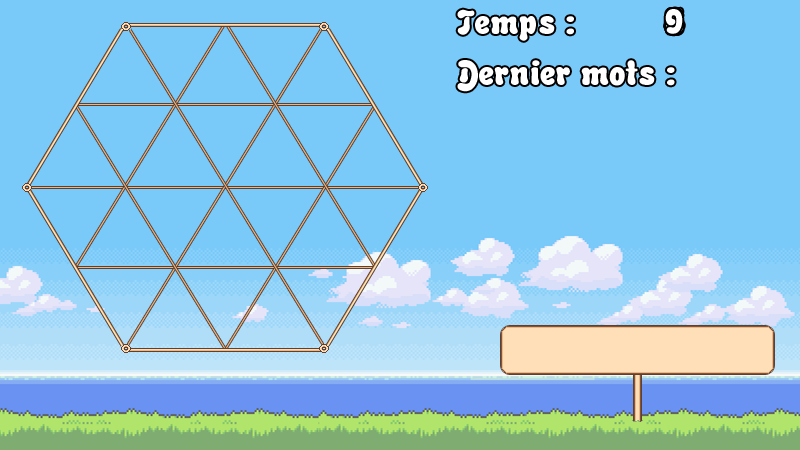
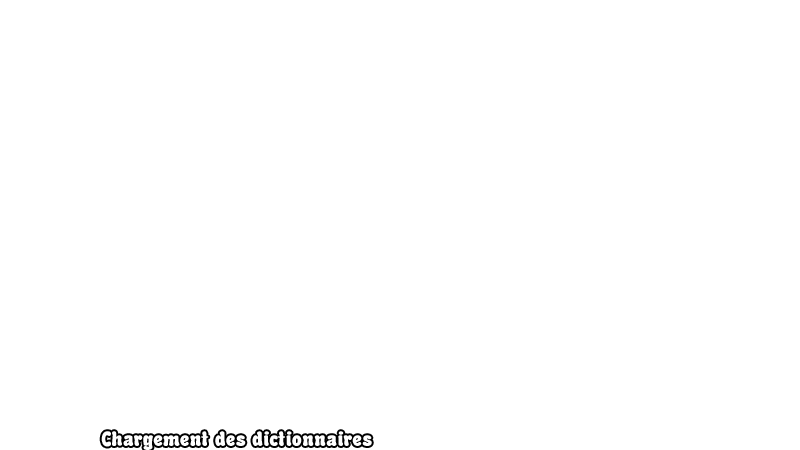
Comparing the layer stacks of the two 800px x 450px images. Changes:
hid group "Grille" (1st of 2) (11 layers) over [22, 19, 428, 353]
added group "Chargement des dico" (1st of 2) with 1 layers above "Pancarte" over [101, 431, 372, 450]
added layer "Chargement des dico" (2nd of 2, in "Chargement des dico") in group "Chargement des dico" over [101, 431, 372, 450]
hid group "Pancarte" (7 layers) over [500, 325, 775, 422]
hid group "Temps" (1 layers) over [457, 9, 574, 41]
hid group "Derniers Mots" (1st of 2) (1 layers) over [457, 60, 675, 92]
hid "Derniers Mots" (2nd of 2, in "Derniers Mots") over [457, 60, 675, 92]
hid group "Lettre" (11 layers) over [665, 8, 684, 35]
hid "Background Original copie" over [0, 0, 800, 450]
